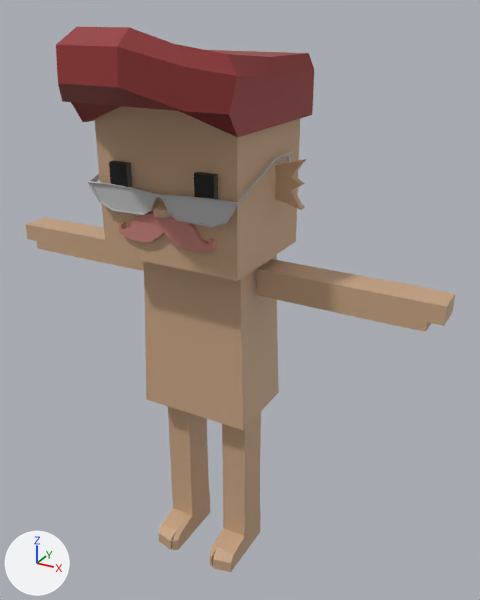
A saved change to the FBX model mustachiorascals/fbx/e0d80140-3658-475f-a47b-f574d33be9b2.fbx.
Rendered twice from a 50 mm camera at (0.0175, -0.0275, 0.0309) aimed at (0.0022, 0.0004, 0.0169). Lighting does not change. The marker at lower left points along +X, +Y and +Z. Where no turn or scale is listed for an object, it has been applied to the vertices.

The first picture shows 'e_6', 'ew_tiny_glasses', 'h_pompadour', 'm_barber', 'mustachio_arms', 'mustachio_body', 'mustachio_eyes', 'mustachio_head', 'mustachio_legs'.
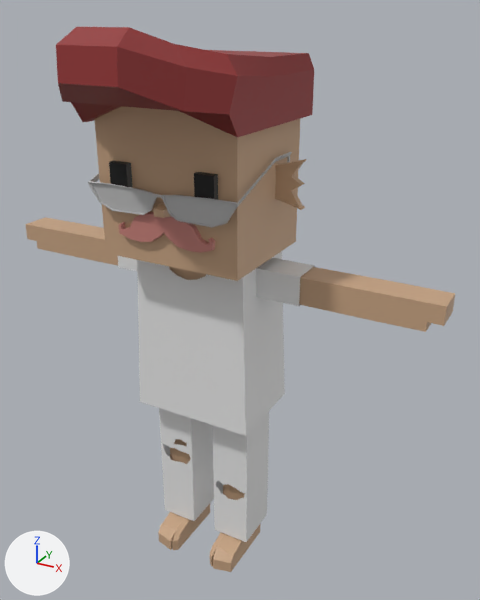
Location of each change, [x1, y1, x2, y2] in pixels of the pictures (480 x 600 px):
'c_shirt_1', added: after [137, 251, 285, 436]
'c_rippedjeans', added: after [159, 408, 269, 542]
'c_shirt_2', added: after [118, 256, 315, 306]
'mustachio_body', unchanged, covered by the edit: before [143, 255, 279, 430]; after [169, 267, 206, 280]
'mustachio_legs', unchanged, covered by the edit: before [158, 407, 261, 572]; after [158, 439, 260, 572]

What the commit changed:
Material 'upper_garment_1' (mat_upper_garment_1) is new.
Its base color is (0.8, 0.8, 0.8) (white #e7e7e7).
Material 'lower_garment' (mat_lower_garment) is new.
Its base color is (0.8, 0.8, 0.8) (white #e7e7e7).
Mesh me_mesh_011 is new.
It has 24 vertices, 18 faces and spans x -0.00561..0.00561, y 0.00027..0.00209, z 0.01737..0.01893.
It uses material mat_upper_garment_1 (white #e7e7e7).
Mesh me_mesh_010 is new.
It has 230 vertices, 212 faces and spans x -0.00349..0.00349, y -0.0013..0.00353, z 0.00994..0.01894.
It uses material mat_upper_garment_1 (white #e7e7e7).
Mesh me_mesh_004_1 is new.
It has 277 vertices, 244 faces and spans x -0.00297..0.00299, y -0.00021..0.00257, z 0.0014..0.01069.
It uses material mat_lower_garment (white #e7e7e7).
Object 'c_shirt_2' (ob_c_shirt_2) is new; it shows me_mesh_011.
Its location is (0.0, 0.0, 0.0).
Object 'c_shirt_1' (ob_c_shirt_1) is new; it shows me_mesh_010.
Its location is (0.0, 0.0, 0.0).
Object 'c_rippedjeans' (ob_c_rippedjeans) is new; it shows me_mesh_004_1.
Its location is (0.0, 0.0, 0.0).
